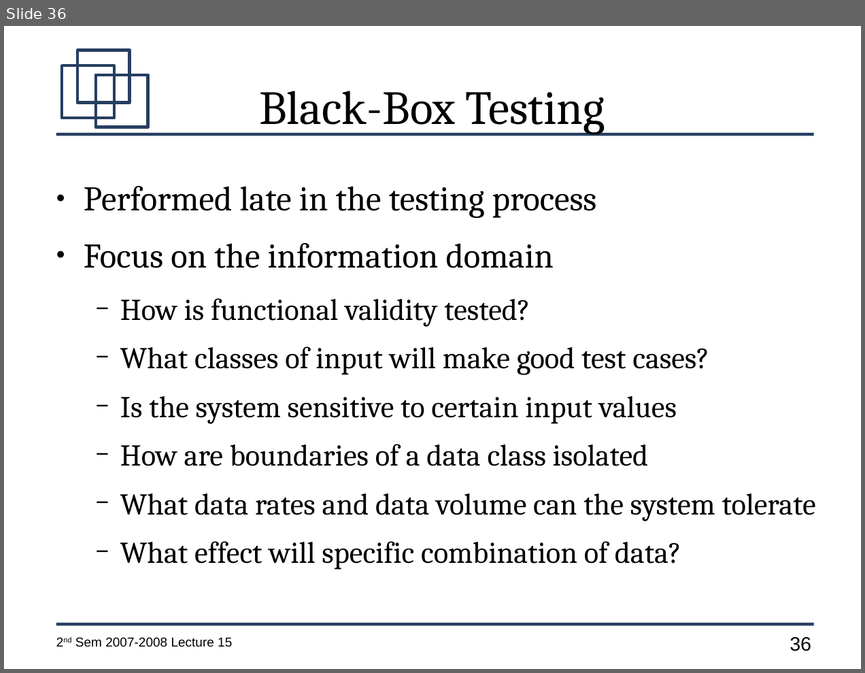
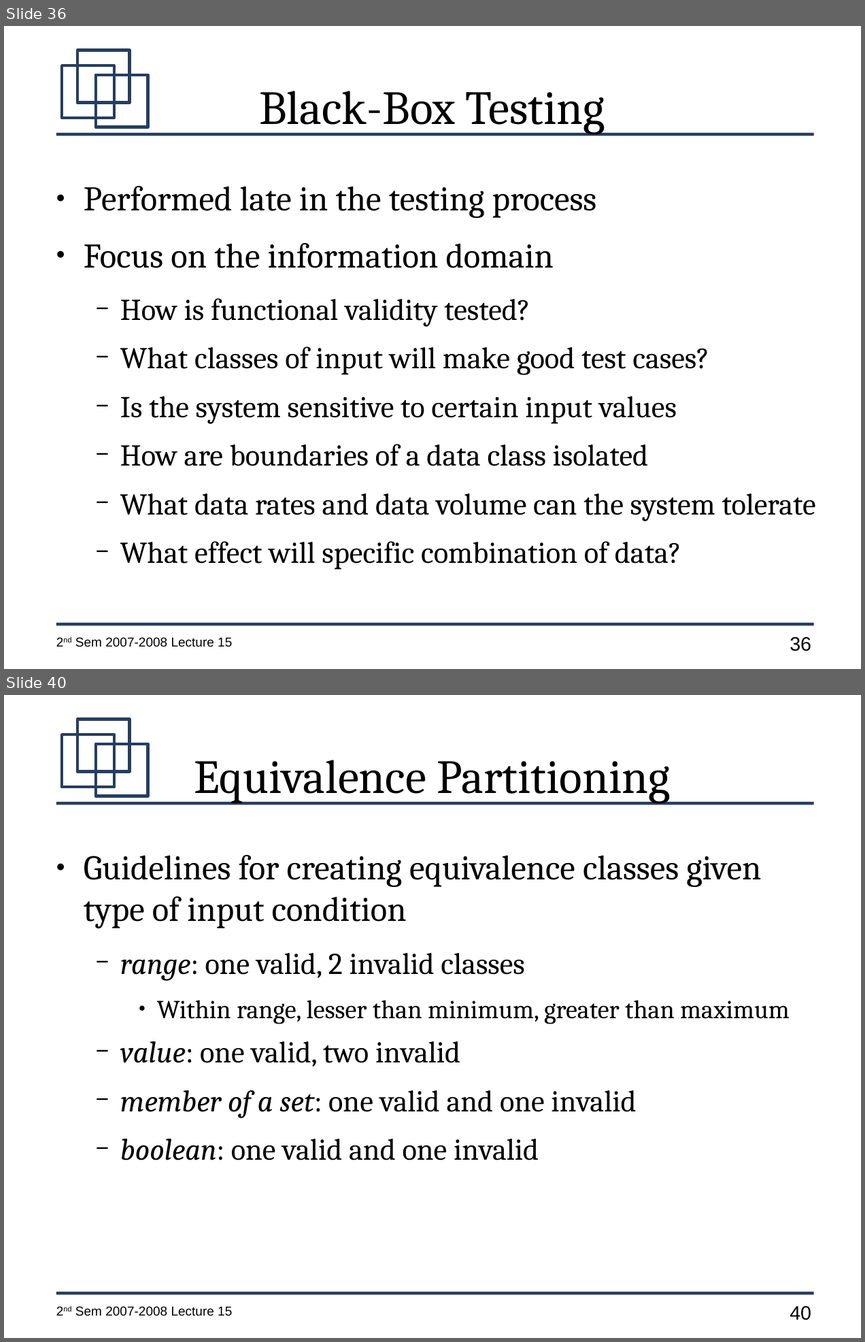
Before and after one commit to jachermocilla/jach-homepage, a slide deck: CMSC128-2nd-Sem-2007-L15.odp. Shown one above the other, each under a label of ours: slide 36 before the commit, slides 36 and 40 after it; the slides between them are not shown. The pictures are 865x673 and 865x1342 pixels, drawn with LibreOffice and Linux fonts; fonts in the diff are those of the drawing. Boxes give left, top, right and bottom in pixels: in the first picture for what was removed or moved away, otherwise in the second. Text is boxed around its words. In the diff, an @@ line names an element or a change of style, - is before the commit and + after.

```diff
--- a/CMSC128-2nd-Sem-2007-L15.odp
+++ b/CMSC128-2nd-Sem-2007-L15.odp
@@ slide 40 added at (4, 695, 861, 1338), background #FFFFFF; not listed: 7 template elements that a slide beside it also shows @@
@@ title added at (194, 760, 670, 803), 44 pt, text #000000 @@
+Equivalence Partitioning
@@ text added at (84, 855, 789, 1160), 28 pt, text #000000 @@
+● Guidelines for creating equivalence classes given type of input condition
+  − range: one valid, 2 invalid classes
+    ● Within range, lesser than minimum, greater than maximum
+  − value: one valid, two invalid
+  − member of a set: one valid and one invalid
+  − boolean: one valid and one invalid
```
Also in this commit, not shown: 35 other slides changed, 3 other slides added.
